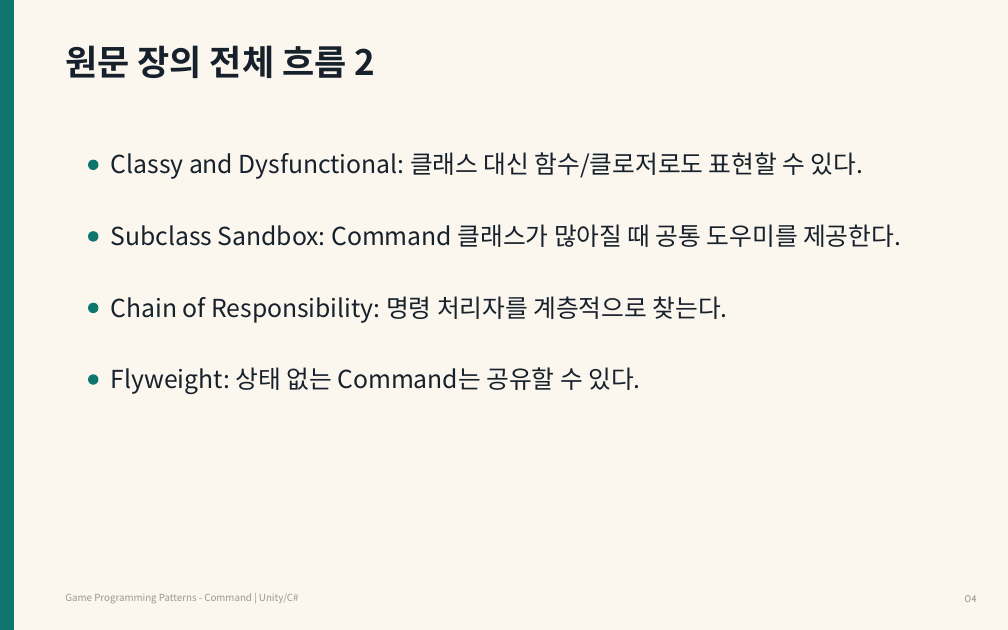
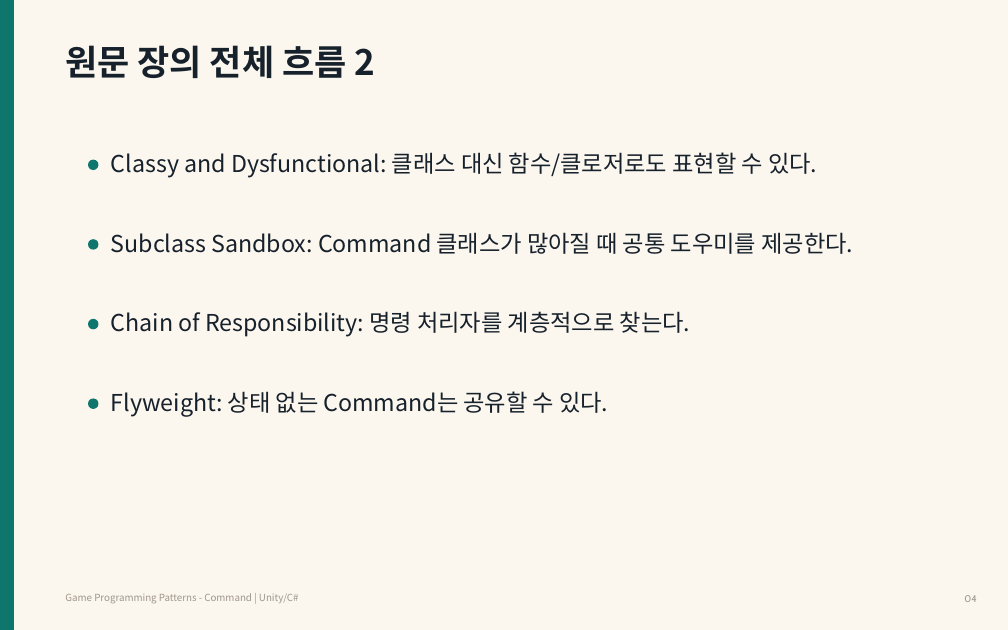
Before and after one commit to Meerkat-GMD/unity-programming-pattern, a slide deck: slide 4 of 강의자료/유니티 프로그래밍 패턴 2차시 - Command Pattern.pptx. Drawn at 1008x630 pixels with LibreOffice and Linux fonts; fonts in the diff are those of the drawing. Boxes give left, top, right and bottom in pixels: in the first picture for what was removed or moved away, otherwise in the second. Text is boxed around its words. In the diff, an @@ line names an element or a change of style, - is before the commit and + after.

Commit message:
Fix text spacing and overlap in Command Pattern PPT

```diff
--- a/강의자료/유니티 프로그래밍 패턴 2차시 - Command Pattern.pptx
+++ b/강의자료/유니티 프로그래밍 패턴 2차시 - Command Pattern.pptx
@@ text "Subclass Sandbox: Command 클래스가 많아질 ...": place and size @@
-text "Subclass Sandbox: Command 클래스가 많아질 ..." at [111,224,901,247]
+text "Subclass Sandbox: Command 클래스가 많아질 ..." at [111,232,853,254]
@@ ellipse: place and size @@
-ellipse at [89,232,98,241]
+ellipse at [89,240,98,249]
@@ ellipse: place and size @@
-ellipse at [89,303,98,312]
+ellipse at [89,320,98,329]
@@ text "Chain of Responsibility: 명령 처리자를 ...": place and size @@
-text "Chain of Responsibility: 명령 처리자를 ..." at [111,296,728,323]
+text "Chain of Responsibility: 명령 처리자를 ..." at [111,311,690,337]
@@ size 17.7 to 16.6 pt in 4 elements at [111,152,817,178], [111,232,853,254], [111,311,690,337], [111,391,608,417] @@
@@ text "Flyweight: 상태 없는 Command는 공유할 ...": place and size @@
-text "Flyweight: 상태 없는 Command는 공유할 ..." at [111,367,640,394]
+text "Flyweight: 상태 없는 Command는 공유할 ..." at [111,391,608,417]
@@ ellipse: place and size @@
-ellipse at [89,375,98,384]
+ellipse at [89,399,98,408]
```
Also in this commit, not shown: 2 other slides changed.
